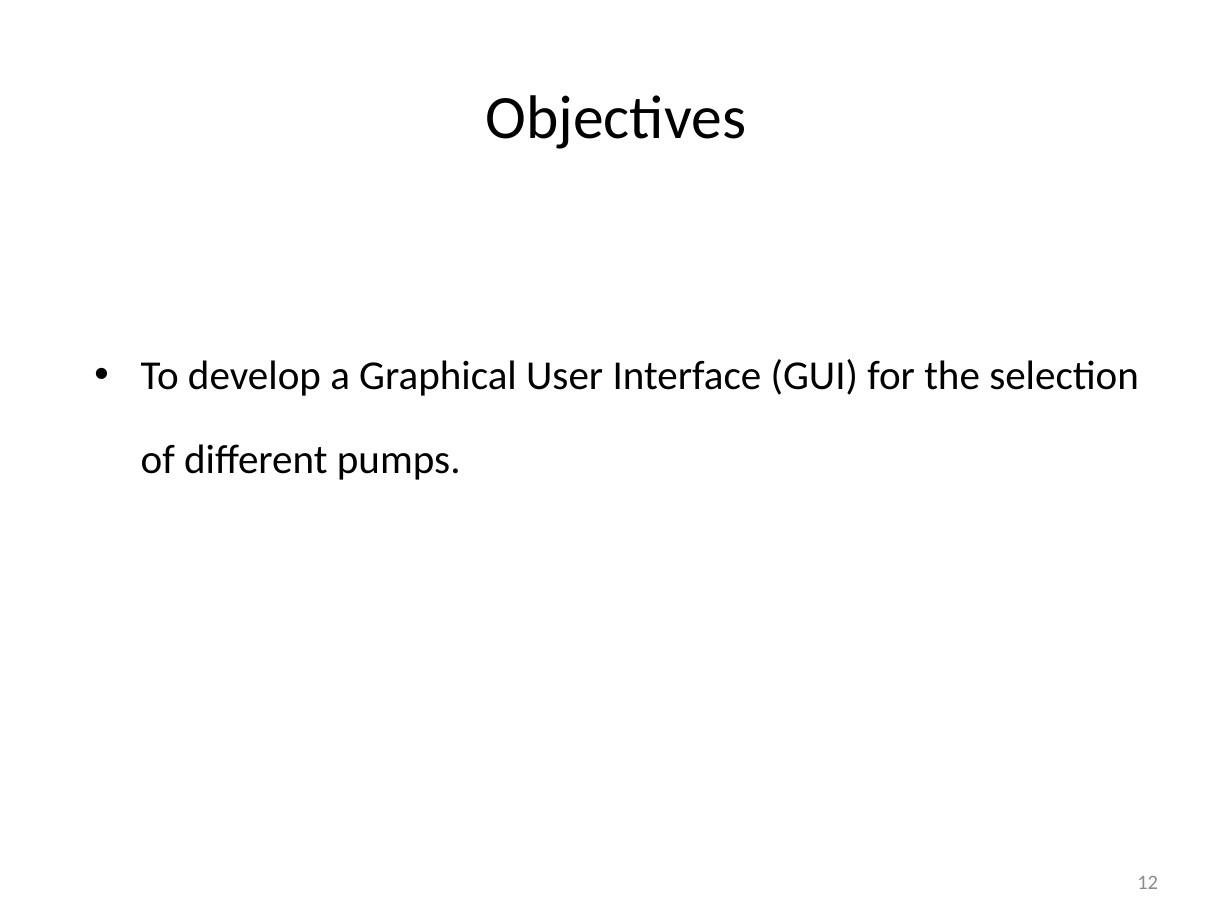
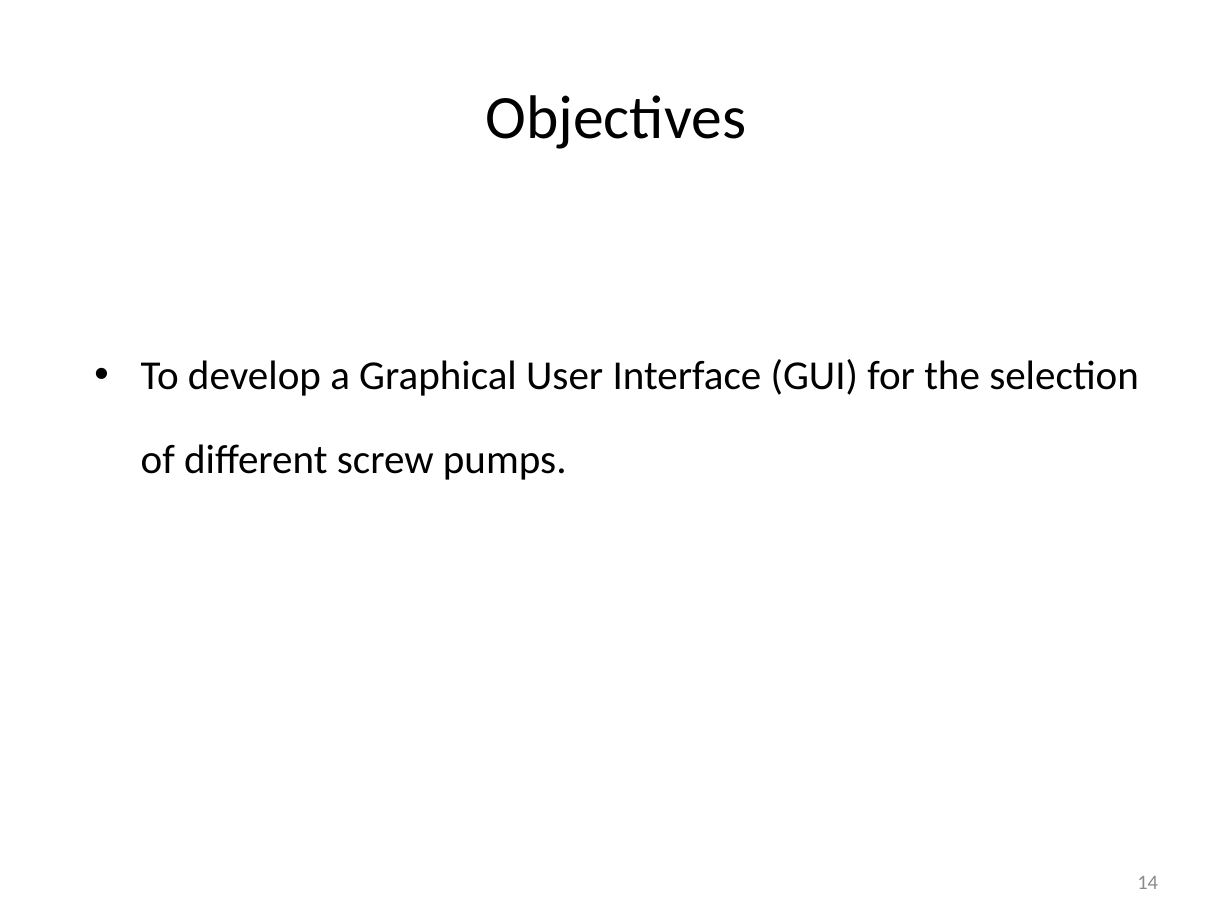
Before and after one commit to kartik1225/matlab_app, a slide deck: slide 14 of Development of GUI for pump selection.pptx (slide 12 before the commit). Drawn at 1232x924 pixels with LibreOffice and Linux fonts; fonts in the diff are those of the drawing. Boxes give left, top, right and bottom in pixels: in the first picture for what was removed or moved away, otherwise in the second. Text is boxed around its words. In the diff, an @@ line names an element or a change of style, - is before the commit and + after.

```diff
--- a/Development of GUI for pump selection.pptx
+++ b/Development of GUI for pump selection.pptx
@@ text at <box>141,359,1139,480</box>: text changed @@
-• To develop a Graphical User Interface (GUI) for the selection of different pumps.
+• To develop a Graphical User Interface (GUI) for the selection of different screw pumps.
@@ page number at <box>1137,876,1158,889</box>: text changed @@
-12
+14
```
Also in this commit, not shown: 6 other slides changed, 5 slides added, 1 slide removed, 35 other files.
